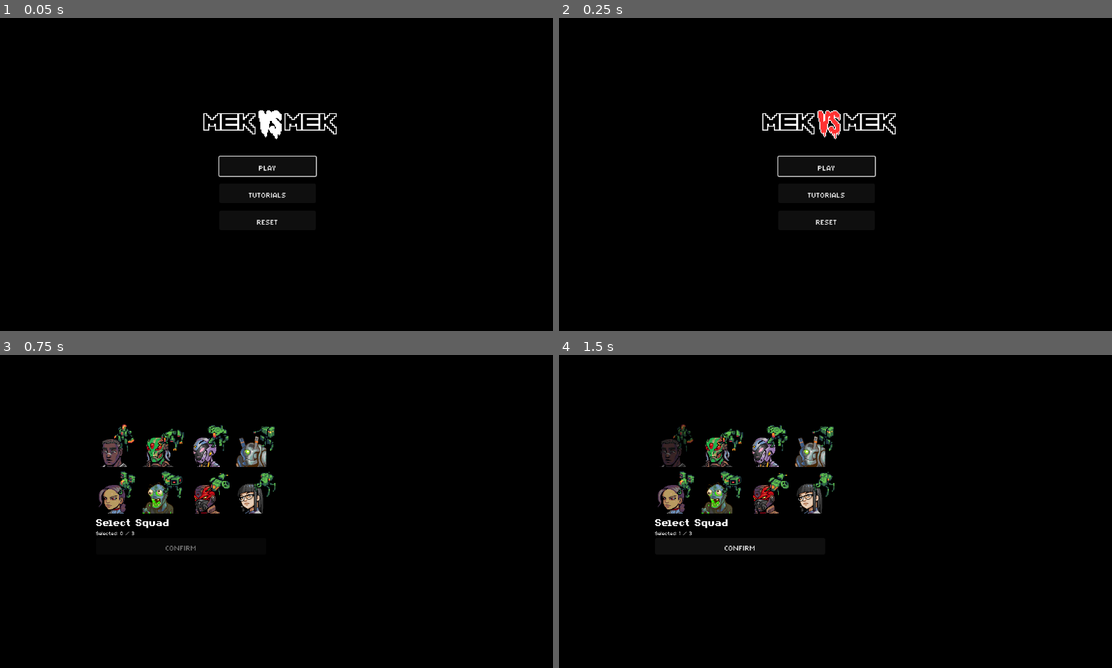
Above: before the commit, frames 1-4 (two rows, left to right).
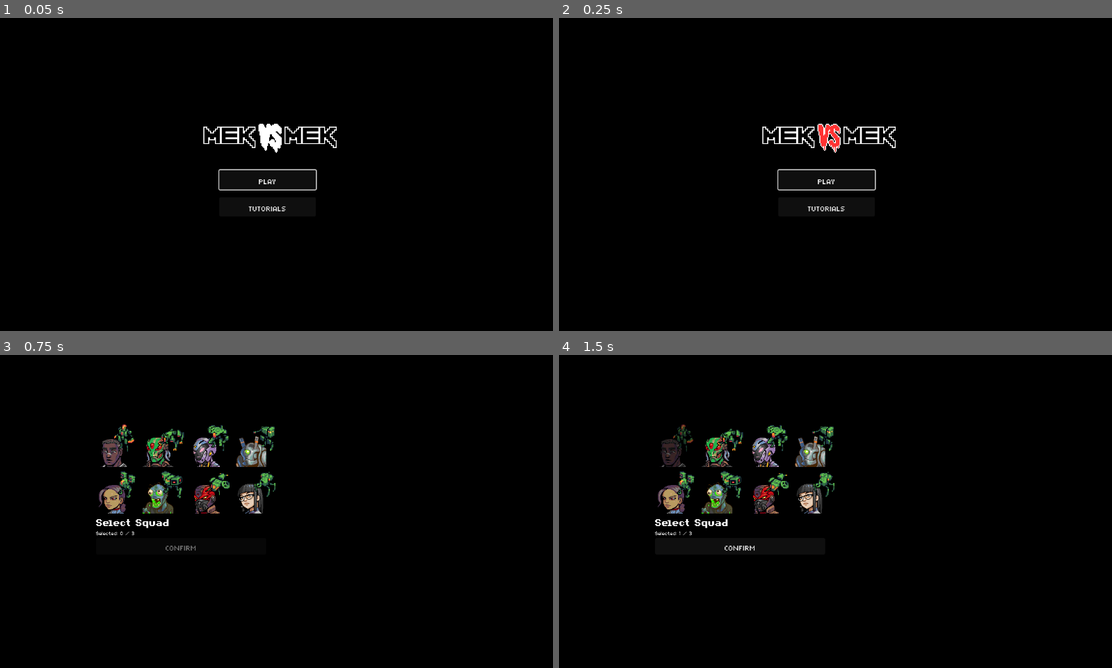
Above: after the commit, the same moments.

Repository: Tekknobot/Terrain
Game: Godot game, scene res://Scenes/TitleScreen.tscn
Two runs of this game, one before a commit and one after it. Both use one fixed random seed, a clock stepped at 60 frames per second and the inputs below. Sound files missing from this copy of the repository are replaced by a short silence.
Inputs (mouse positions are in pixels of both pictures, inside the frame that each line leads up to):
- Up to frame 1 (0.05 s): no input
- Up to frame 2 (0.25 s): no input
- Up to frame 3 (0.75 s): click "PLAY" at 0.5 s
- Up to frame 4 (1.5 s): click (669, 452) at 1.25 s

The runs differ from the first frame. In frame 1, 1.8% of the frame differs, in the area x 36-61%, y 29-67%; in frame 2, 1.8%; in frame 3, nothing differs; in frame 4, nothing differs.

Commit message:
Unit selection fix.

Diff:
--- a/Scenes/TitleScreen.tscn
+++ b/Scenes/TitleScreen.tscn
@@ -106,6 +106,7 @@
 text = "Tutorials"
 
 [node name="Reset" type="Button" parent="CenterContainer/VBoxContainer"]
+visible = false
 custom_minimum_size = Vector2(200, 40)
 layout_mode = 2
 theme_override_fonts/font = ExtResource("2_gujq3")
--- a/Scripts/TileMap.gd
+++ b/Scripts/TileMap.gd
@@ -1166,10 +1166,18 @@
 		if event.button_index == MOUSE_BUTTON_LEFT:
 			var click_unit = get_unit_at_tile(mouse_tile)
 
-			# A) If nothing is selected yet, allow selection and bail.
+			# A) If nothing is selected yet…
 			if selected_unit == null:
 				if click_unit:
-					_select_unit_at_mouse()
+					if click_unit.is_player:
+						_select_unit_at_mouse()  # normal selection for your own unit
+					else:
+						# Enemy: peek only, don't change selection
+						_clear_highlights()
+						if showing_attack:
+							_peek_show_attack_range_for(click_unit)
+						else:
+							_peek_show_range_for(click_unit)
 				return
 
 			# B) If our selected_unit is invalid, bail.
@@ -1266,10 +1274,13 @@
 					_select_unit_at_mouse()
 					return
 
-				# Enemy clicked and no action happened → peek range (do NOT select the enemy)
+				# Enemy clicked and no action happened → peek tiles (no selection change)
 				if not click_unit.is_player:
 					_clear_highlights()
-					_peek_show_range_for(click_unit)
+					if showing_attack:
+						_peek_show_attack_range_for(click_unit)
+					else:
+						_peek_show_range_for(click_unit)
 					return
 
 			# Otherwise, refresh selection under cursor or clear
@@ -1380,6 +1391,20 @@
 	mouse_pos.y += 16
 	var tile = local_to_map(to_local(mouse_pos))
 	var unit = get_unit_at_tile(tile)
+
+	if unit and not unit.is_player:
+		# Show HUD info but don't change selection or ability button
+		_show_only_hud(unit, tile)
+		ability_button.visible = false
+		ability_button.disabled = true
+		ability_button.text = ""
+
+		# Peek tiles: attack tiles if we're showing attack, otherwise movement
+		if showing_attack:
+			_peek_show_attack_range_for(unit)
+		else:
+			_peek_show_range_for(unit)
+		return
 
 	if unit == null:
 		# No unit under cursor → hide HUD & button
